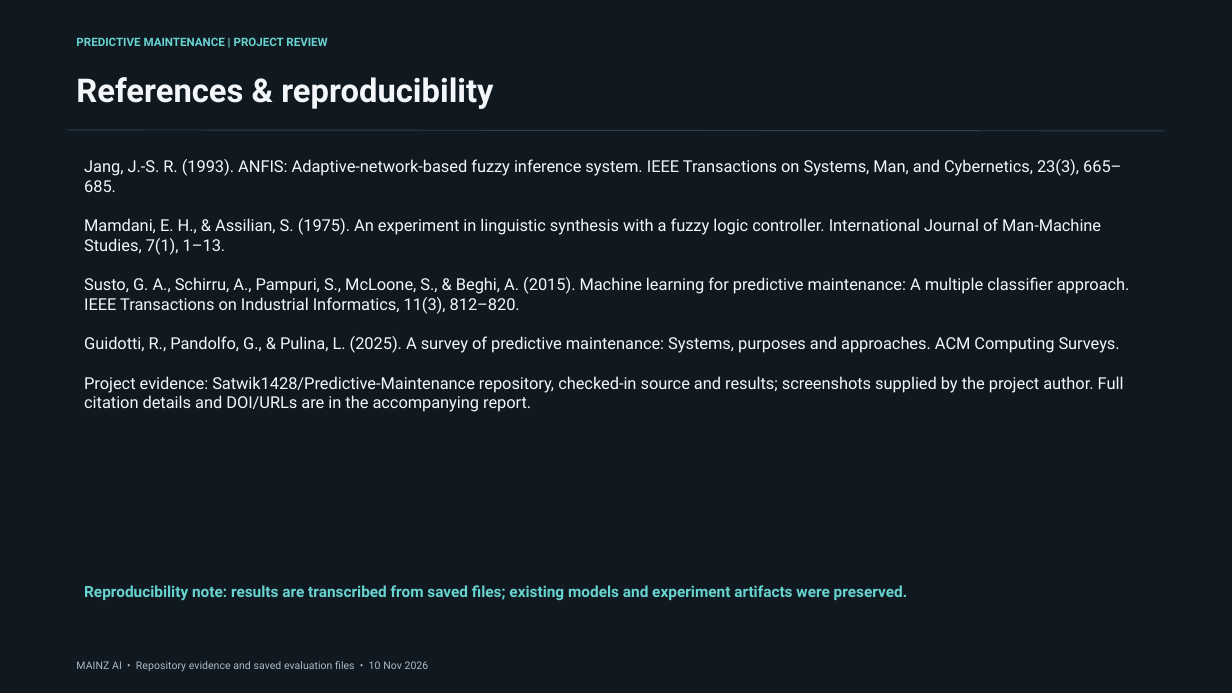
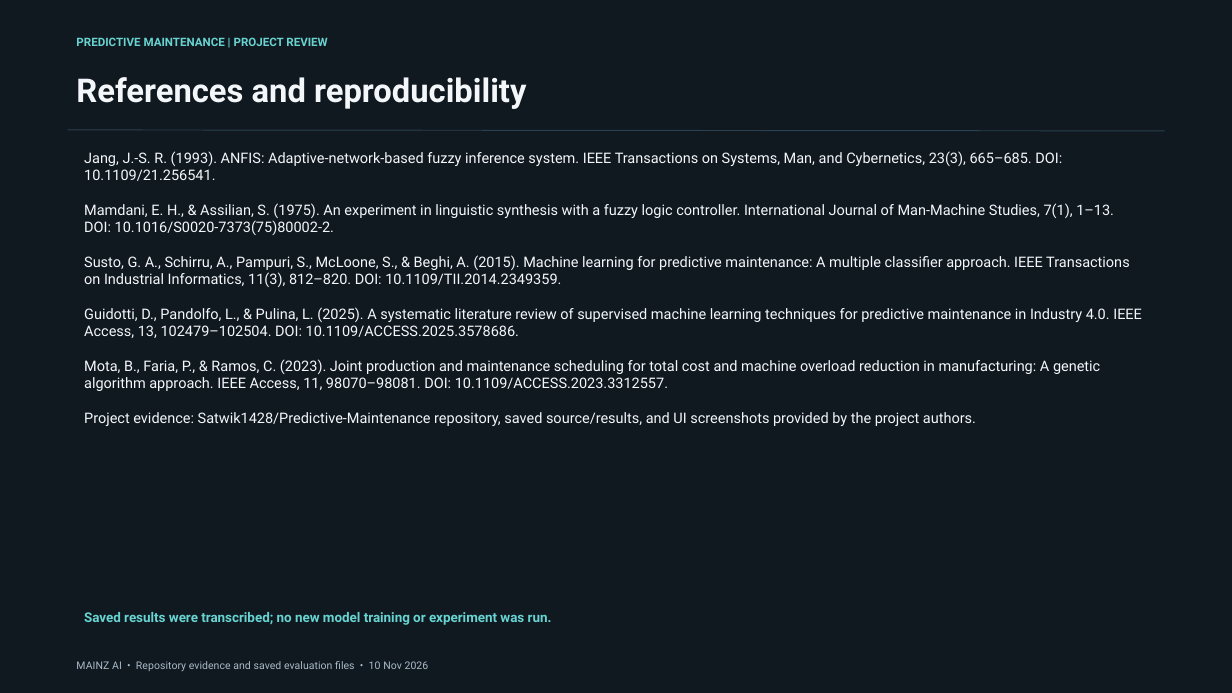
Before and after one commit to Satwik1428/Predictive-Maintenance, a slide deck: slide 15 of docs/Predictive_Maintenance_Project_Presentation.pptx. Drawn at 1232x693 pixels with LibreOffice and Linux fonts; fonts in the diff are those of the drawing. Boxes give left, top, right and bottom in pixels: in the first picture for what was removed or moved away, otherwise in the second. Text is boxed around its words. In the diff, an @@ line names an element or a change of style, - is before the commit and + after.

Commit message:
docs: revise authors and research paper takeaways

```diff
--- a/docs/Predictive_Maintenance_Project_Presentation.pptx
+++ b/docs/Predictive_Maintenance_Project_Presentation.pptx
@@ text at [76,77,526,109]: text changed @@
-References & reproducibility
+References and reproducibility
@@ text at [84,151,1142,426]: text changed; size 12.8 to 11.2 pt @@
-Jang, J.-S. R. (1993). ANFIS: Adaptive-network-based fuzzy inference system. IEEE Transactions on Systems, Man, and Cybernetics, 23(3), 665–685.
-Mamdani, E. H., & Assilian, S. (1975). An experiment in linguistic synthesis with a fuzzy logic controller. International Journal of Man-Machine Studies, 7(1), 1–13.
-Susto, G. A., Schirru, A., Pampuri, S., McLoone, S., & Beghi, A. (2015). Machine learning for predictive maintenance: A multiple classifier approach. IEEE Transactions on Industrial Informatics, 11(3), 812–820.
-Guidotti, R., Pandolfo, G., & Pulina, L. (2025). A survey of predictive maintenance: Systems, purposes and approaches. ACM Computing Surveys.
-Project evidence: Satwik1428/Predictive-Maintenance repository, checked-in source and results; screenshots supplied by the project author. Full citation details and DOI/URLs are in the accompanying report.
+Jang, J.-S. R. (1993). ANFIS: Adaptive-network-based fuzzy inference system. IEEE Transactions on Systems, Man, and Cybernetics, 23(3), 665–685. DOI: 10.1109/21.256541.
+Mamdani, E. H., & Assilian, S. (1975). An experiment in linguistic synthesis with a fuzzy logic controller. International Journal of Man-Machine Studies, 7(1), 1–13. DOI: 10.1016/S0020-7373(75)80002-2.
+Susto, G. A., Schirru, A., Pampuri, S., McLoone, S., & Beghi, A. (2015). Machine learning for predictive maintenance: A multiple classifier approach. IEEE Transactions on Industrial Informatics, 11(3), 812–820. DOI: 10.1109/TII.2014.2349359.
+Guidotti, D., Pandolfo, L., & Pulina, L. (2025). A systematic literature review of supervised machine learning techniques for predictive maintenance in Industry 4.0. IEEE Access, 13, 102479–102504. DOI: 10.1109/ACCESS.2025.3578686.
+Mota, B., Faria, P., & Ramos, C. (2023). Joint production and maintenance scheduling for total cost and machine overload reduction in manufacturing: A genetic algorithm approach. IEEE Access, 11, 98070–98081. DOI: 10.1109/ACCESS.2023.3312557.
+Project evidence: Satwik1428/Predictive-Maintenance repository, saved source/results, and UI screenshots provided by the project authors.
@@ text at [84,612,552,625]: text changed; size 12 to 10.5 pt @@
-Reproducibility note: results are transcribed from saved files; existing models and experiment artifacts were preserved.
+Saved results were transcribed; no new model training or experiment was run.
```
Also in this commit, not shown: 1 other slide changed, 1 slide added, 1 slide removed, 4 other files.
